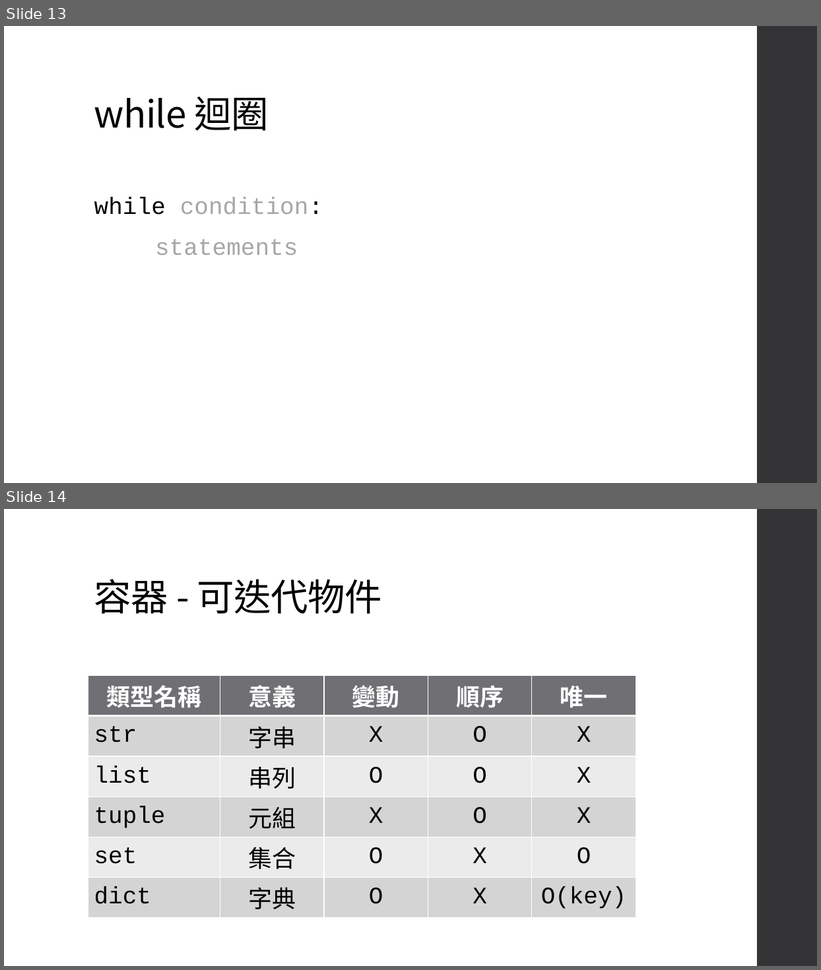
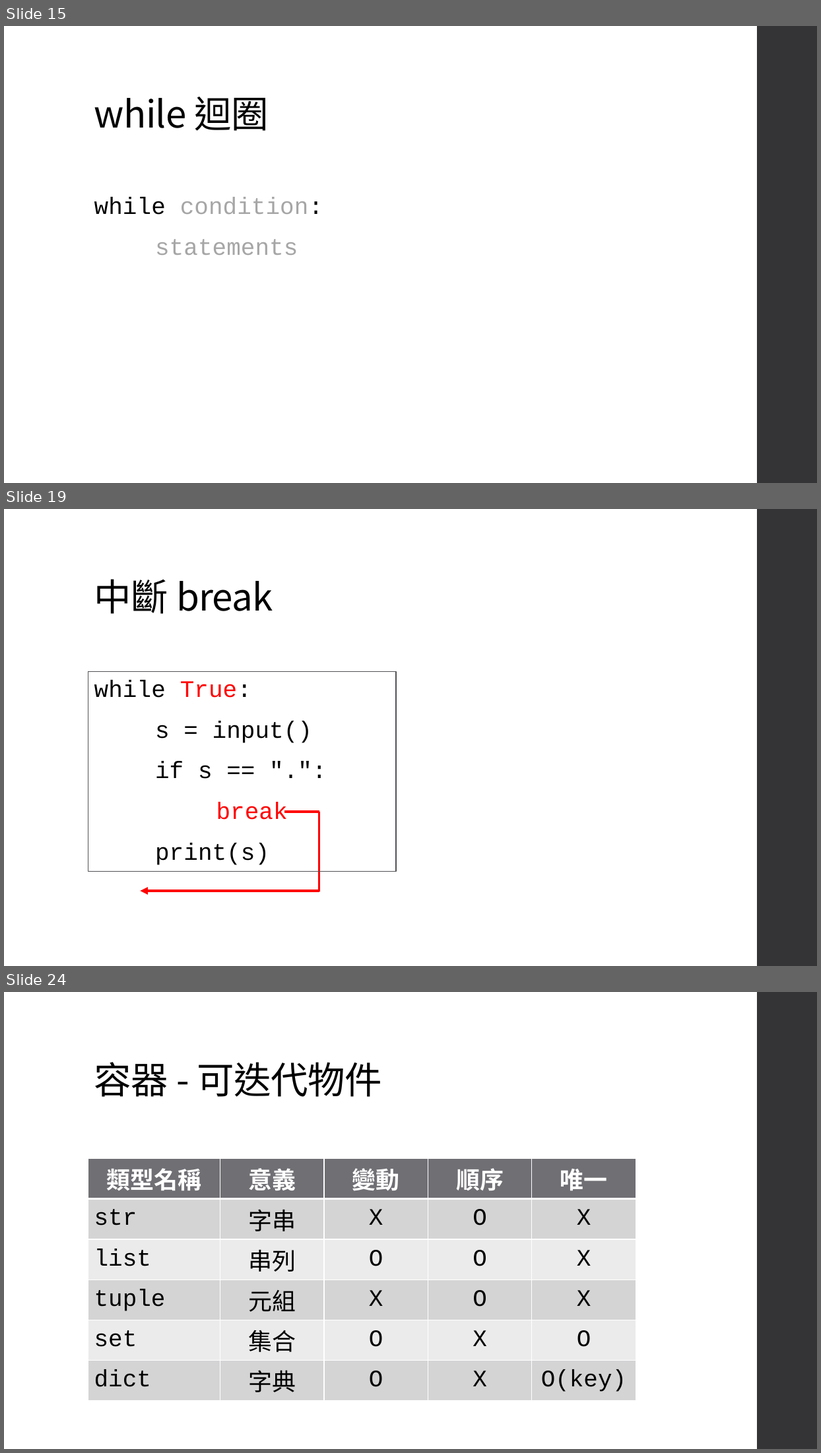
Before and after one commit to an920107/ServiceLearning, a slide deck: Class 5.pptx. Shown one above the other, each under a label of ours: slides 13 and 14 before the commit, slides 15, 19 and 24 after it; the slides between them are not shown. The pictures are 821x970 and 821x1453 pixels, drawn with LibreOffice and Linux fonts; fonts in the diff are those of the drawing. Boxes give left, top, right and bottom in pixels: in the first picture for what was removed or moved away, otherwise in the second. Text is boxed around its words. In the diff, an @@ line names an element or a change of style, - is before the commit and + after.

```diff
--- a/Class 5.pptx
+++ b/Class 5.pptx
@@ slide 19 added at [4,509,817,966], background #FFFFFF; not listed: 1 template element that a slide beside it also shows @@
@@ title added at [94,579,273,614], 44 pt, text #000000 @@
+中斷 break
@@ rectangle added at [88,672,396,872], outline #525256 1.1 pt @@
@@ text added at [94,681,312,865], 28 pt, text #000000 @@
+while True:
+s = input()
+if s == ".":
+break
+print(s)
@@ line added from (284, 812) to (319, 812), #FF0000 3 pt @@
@@ line added from (319, 812) to (319, 891), #FF0000 3 pt @@
@@ arrow added from (319, 891) to (140, 891), #FF0000 3 pt @@
@@ what was slide 13 is now slide 15 @@
@@ what was slide 14 is now slide 24 @@
```
Also in this commit, not shown: 1 slide changed, 29 other slides added.
